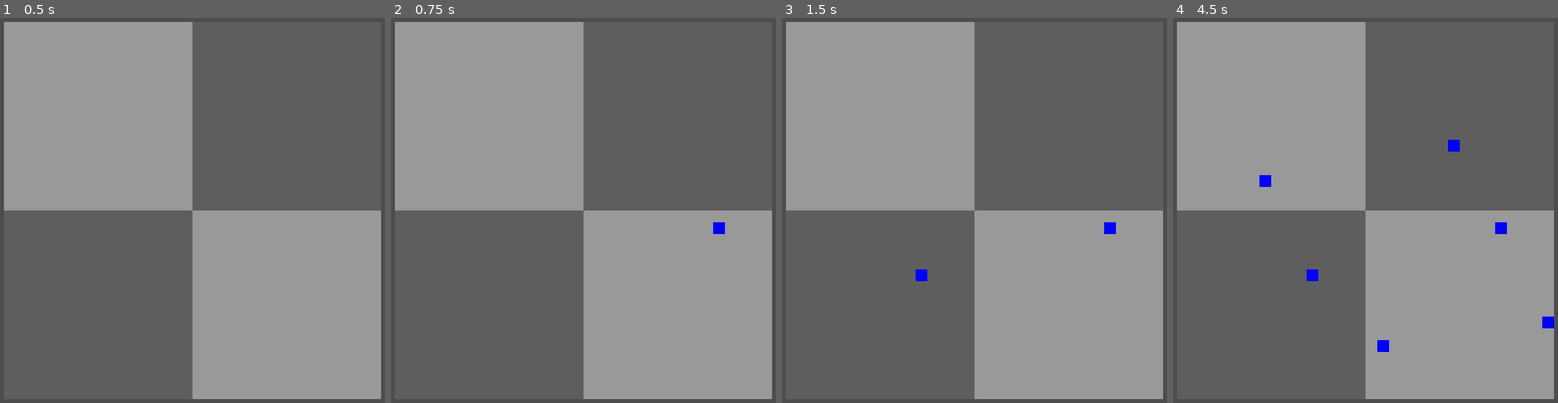
Above: before the commit, frames 1-4 (left to right).
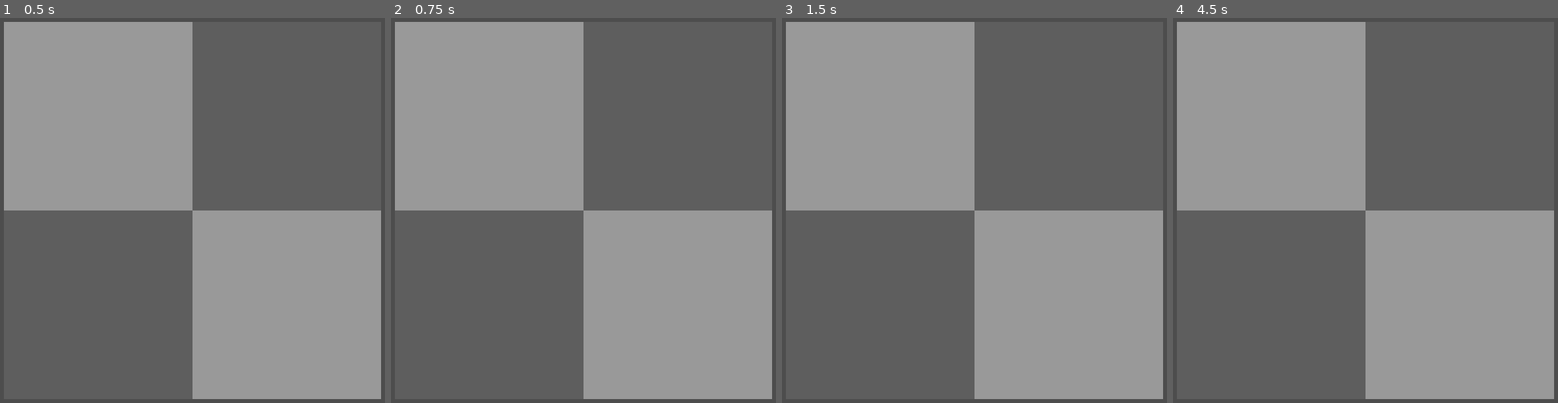
Above: after the commit, the same moments.

Repository: kennethbchen/Fireworkshop-Game
Game: Godot game, scene res://main.tscn
Two runs of this game, one before a commit and one after it. Both use one fixed random seed, a clock stepped at 60 frames per second and the inputs below.
Inputs (mouse positions are in pixels of both pictures, inside the frame that each line leads up to):
- Up to frame 1 (0.5 s): no input
- Up to frame 2 (0.75 s): tap Enter at 0.5 s; move the mouse to (722, 222) at 0.52 s; click (722, 222) at 0.67 s
- Up to frame 3 (1.5 s): tap Space at 1.25 s; move the mouse to (916, 272) at 1.27 s; click (916, 272) at 1.42 s
- Up to frame 4 (4.5 s): tap Enter at 2, 3.5 s; move the mouse to (1450, 145) at 2.02 s; click (1450, 145) at 2.17 s; tap Space at 2.75, 4.25 s; move the mouse to (1377, 341) at 2.77 s; click (1377, 341) at 2.92 s; move the mouse to (1542, 318) at 3.52 s; click (1542, 318) at 3.67 s; move the mouse to (1261, 175) at 4.27 s; click (1261, 175) at 4.42 s

Frame 1 is identical in both runs. In frame 2, less than 0.1% of the frame differs, in the area x 83-87%, y 53-57%; in frame 3, 0.2%; in frame 4, 0.6%, in the area x 22-99%, y 31-87%.

Commit message:
Implemented base tool functionality. Created pencil and eraser tool

Diff:
--- a/main.tscn
+++ b/main.tscn
@@ -1,8 +1,10 @@
-[gd_scene load_steps=6 format=3 uid="uid://i7vtjolmol5c"]
+[gd_scene load_steps=8 format=3 uid="uid://i7vtjolmol5c"]
 
 [ext_resource type="Script" path="res://scripts/debug_commands.gd" id="1_255dg"]
 [ext_resource type="Script" path="res://scripts/player_controls.gd" id="2_3u3oc"]
 [ext_resource type="Script" path="res://scripts/frame.gd" id="3_c1rli"]
+[ext_resource type="Script" path="res://scripts/tools/pencil_tool.gd" id="3_ovh5a"]
+[ext_resource type="Script" path="res://scripts/tools/eraser_tool.gd" id="4_x4p8e"]
 
 [sub_resource type="StyleBoxFlat" id="StyleBoxFlat_h6s55"]
 
@@ -14,9 +16,16 @@
 [node name="DebugCommands" type="Node" parent="."]
 script = ExtResource("1_255dg")
 
-[node name="PlayerControls" type="Node" parent="." node_paths=PackedStringArray("frame")]
+[node name="PlayerControls" type="Node" parent="." node_paths=PackedStringArray("frame", "current_tool")]
 script = ExtResource("2_3u3oc")
 frame = NodePath("../CanvasLayer/Frame")
+current_tool = NodePath("PencilTool")
+
+[node name="PencilTool" type="Node" parent="PlayerControls"]
+script = ExtResource("3_ovh5a")
+
+[node name="EraserTool" type="Node" parent="PlayerControls"]
+script = ExtResource("4_x4p8e")
 
 [node name="CanvasLayer" type="CanvasLayer" parent="."]
 
--- a/scripts/player_controls.gd
+++ b/scripts/player_controls.gd
@@ -2,21 +2,29 @@
 
 @export var frame: Frame
 
-var tool_active: bool
+@export var current_tool: Tool
+
 # Called when the node enters the scene tree for the first time.
 func _ready():
-	pass # Replace with function body.
+	Input.use_accumulated_input = false
+
 
 func _input(event):
 	if event is InputEventMouseButton and event.button_index == MouseButton.MOUSE_BUTTON_LEFT:
 		if event.is_pressed():
-			tool_active = true
+			current_tool.on_mouse_pressed(event.position, frame)
 
 		if event.is_released():
-			tool_active = false
+			current_tool.on_mouse_released(event.position, frame)
 
+		return
 
+	if event is InputEventMouseMotion:
+		current_tool.on_mouse_motion(event.position, frame)
+
+"""
 func _process(delta):
 
 	if tool_active:
 		frame.set_pixel_from_global_position(get_viewport().get_mouse_position(), Color.BLUE)
+"""
--- /dev/null
+++ b/scripts/tools/eraser_tool.gd
@@ -0,0 +1,5 @@
+extends Tool
+
+func on_mouse_motion(mouse_position: Vector2, frame: Frame):
+	if active:
+		frame.set_pixel_from_global_position(mouse_position, Color(0,0,0,0))
--- /dev/null
+++ b/scripts/tools/pencil_tool.gd
@@ -0,0 +1,5 @@
+extends Tool
+
+func on_mouse_motion(mouse_position: Vector2, frame: Frame):
+	if active:
+		frame.set_pixel_from_global_position(mouse_position, Color.BLUE)
--- /dev/null
+++ b/scripts/tools/tool_base.gd
@@ -0,0 +1,14 @@
+extends Node
+
+class_name Tool
+
+var active: bool = false
+
+func on_mouse_pressed(mouse_position: Vector2, frame: Frame):
+	active = true
+
+func on_mouse_released(mouse_position: Vector2, frame: Frame):
+	active = false
+
+func on_mouse_motion(mouse_position: Vector2, frame: Frame):
+	pass
